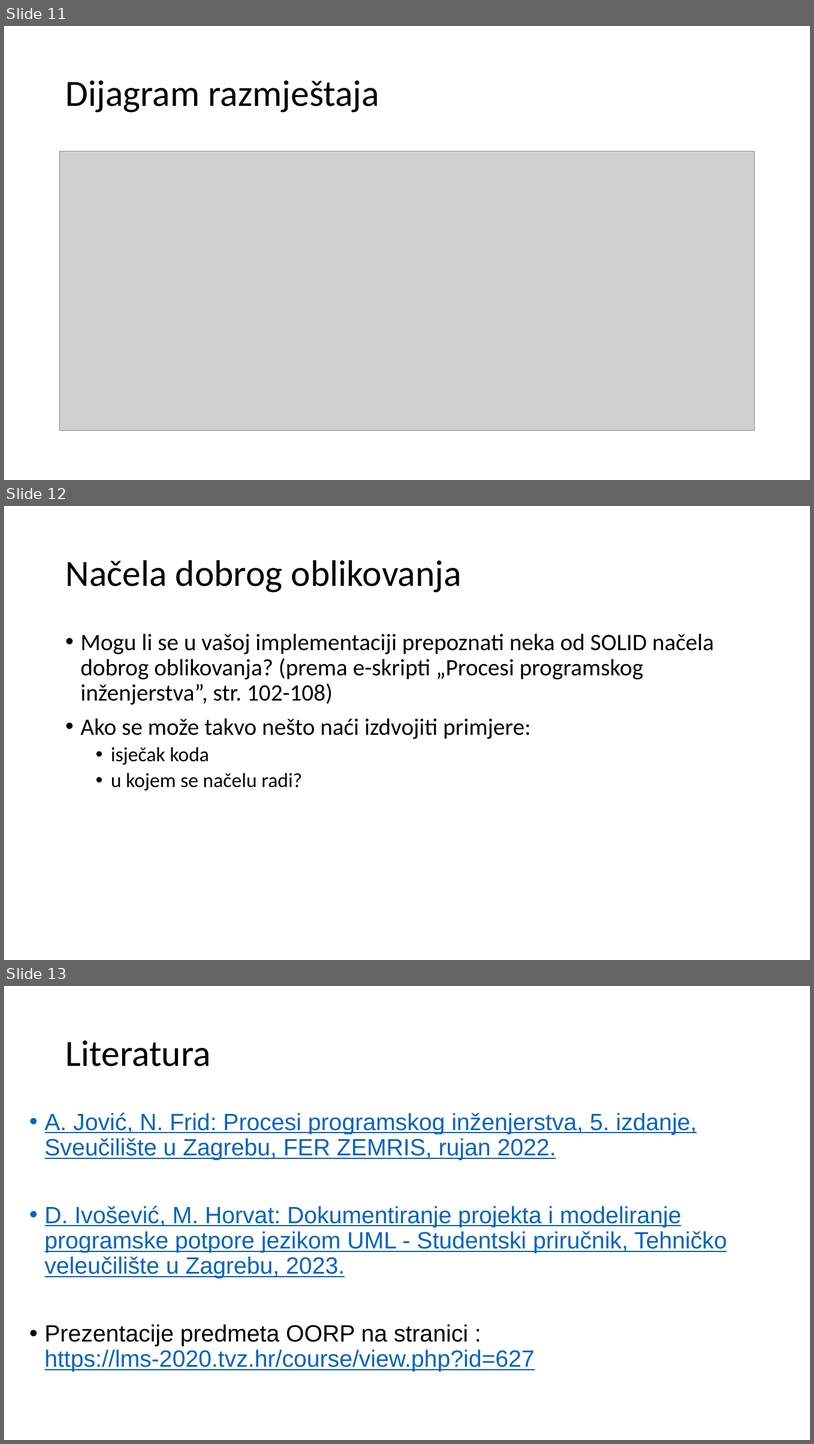
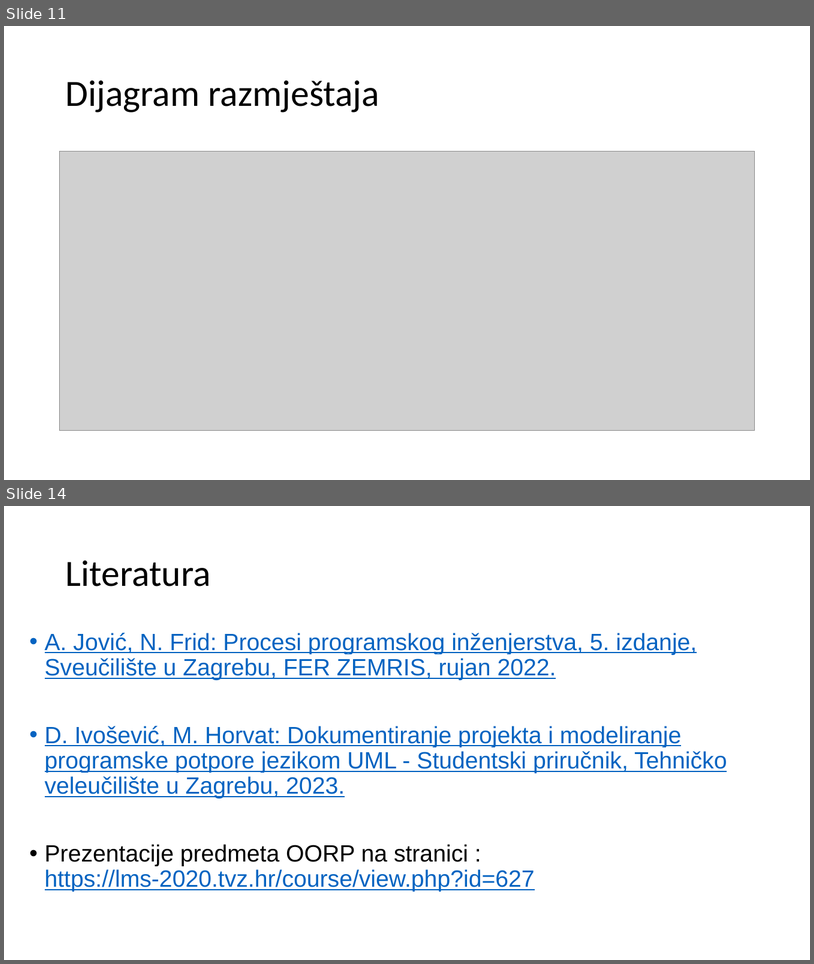
Before and after one commit to PlatnjakNikola/Web-aplikacija-za-recepte, a slide deck: DOKUMENTACIJA UML/OORP-8_PredložakPrezentacije.pptx. Shown one above the other, each under a label of ours: slides 11, 12 and 13 before the commit, slides 11 and 14 after it; the slides between them are not shown. The pictures are 814x1444 and 814x964 pixels, drawn with LibreOffice and Linux fonts; fonts in the diff are those of the drawing; grey boxes stand for pictures. Boxes give left, top, right and bottom in pixels: in the first picture for what was removed or moved away, otherwise in the second. Text is boxed around its words. In the diff, an @@ line names an element or a change of style, - is before the commit and + after.

```diff
--- a/DOKUMENTACIJA UML/OORP-8_PredložakPrezentacije.pptx
+++ b/DOKUMENTACIJA UML/OORP-8_PredložakPrezentacije.pptx
@@ slide 12 removed at [4, 506, 810, 960], background #FFFFFF @@
@@ title removed at [65, 560, 462, 592] @@
-Načela dobrog oblikovanja
@@ text removed at [81, 633, 714, 790] @@
-• Mogu li se u vašoj implementaciji prepoznati neka od SOLID načela dobrog oblikovanja? (prema e-skripti „Procesi programskog inženjerstva”, str. 102-108)
-• Ako se može takvo nešto naći izdvojiti primjere:
-  • isječak koda
-  • u kojem se načelu radi?
@@ what was slide 13 is now slide 14 @@
```
Also in this commit, not shown: 2 slides added.
